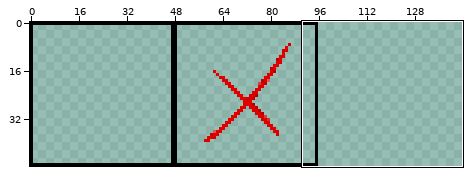
Edited in one commit: pixel-art file (images/spritesheet-ppt-host.aseprite). The picture above shows the old version from afar; the outline marks the close-up.
Close-up. Old version:
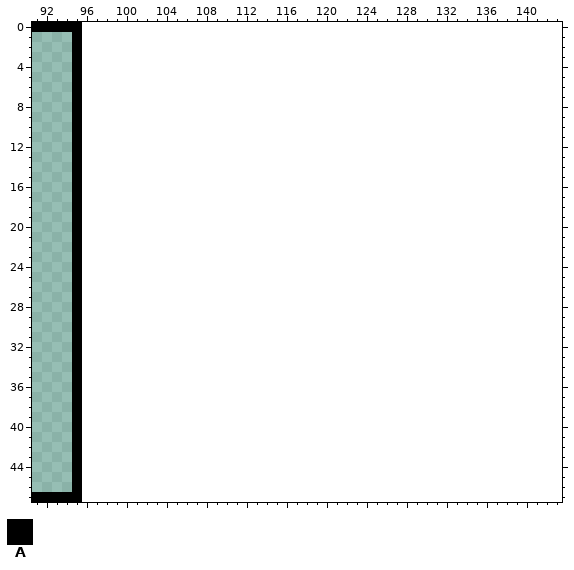
96x48 pixels, 1 frame. Colours within 5 levels of each other are drawn and written as one. Shown: x 91..143, y 0..47. The old version is drawn lined up with the new one, on the new canvas.
Visible layers, top first: "Layer 3", "Layer 2".
Palette (. is transparent): A #000000
Pixels before (only the part around the change), first column x 91:
 0 AAAAA................................................
 1 ....A................................................
 2 ....A................................................
 3 ....A................................................
 4 ....A................................................
 5 ....A................................................
 6 ....A................................................
 7 ....A................................................
 8 ....A................................................
 9 ....A................................................
10 ....A................................................
11 ....A................................................
12 ....A................................................
13 ....A................................................
14 ....A................................................
15 ....A................................................
16 ....A................................................
17 ....A................................................
18 ....A................................................
19 ....A................................................
20 ....A................................................
21 ....A................................................
22 ....A................................................
23 ....A................................................
24 ....A................................................
25 ....A................................................
26 ....A................................................
27 ....A................................................
28 ....A................................................
29 ....A................................................
30 ....A................................................
31 ....A................................................
32 ....A................................................
33 ....A................................................
34 ....A................................................
35 ....A................................................
36 ....A................................................
37 ....A................................................
38 ....A................................................
39 ....A................................................
40 ....A................................................
41 ....A................................................
42 ....A................................................
43 ....A................................................
44 ....A................................................
45 ....A................................................
46 ....A................................................
47 AAAAA................................................
After:
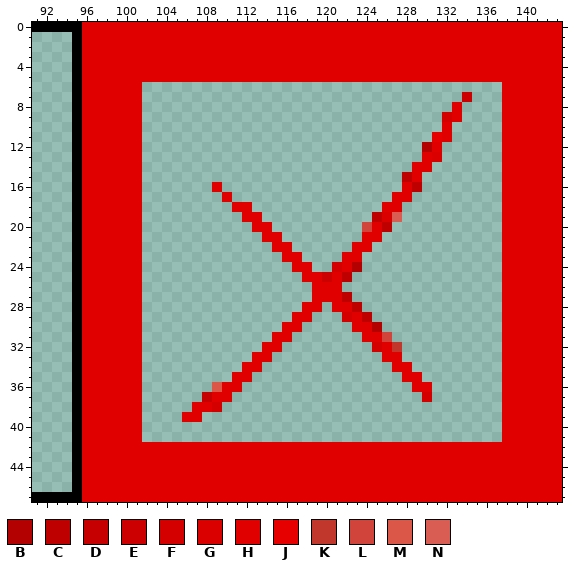
Colours new in this view: B #b30000  C #bf0000  D #c60000  E #cc0000  F #d40000  G #da0000  H #e00000  J #e60000  K #c2372b  L #d0443c  M #db5849  N #da5d54
Edits made:
canvas 96x48 -> 144x48
There is now colour B in row 12 at x 130; in row 24 at x 123; in row 30 at x 125.
There is now colour C in row 15 at x 128; in row 16 at x 129; in row 19 at x 125; in row 20 at x 126; in row 25 at x 122; in row 27 at x 122.
There is now colour C in row 28 at x 123; in row 29 at x 124.
There is now colour D in row 37 at x 108.
There is now colour E in row 7 at x 134; in row 25 at x 120.
There is now colour F in row 9 at x 132; in row 24 at x 121; in row 29 at x 122; in row 32 at x 125; in row 37 at x 130; in row 38 at x 109.
There is now colour G in row 13 at x 131; in row 19 at x 126.
There is now colour H in rows 0 to 5 at x 96 to 143; in rows 6 to 7 at x 96 to 101 and 138 to 143; in rows 8 to 9 at x 96 to 101, 133 and 138 to 143; in rows 10 to 11 at x 96 to 101, 132 and 138 to 143; in row 12 at x 96 to 101, 131 and 138 to 143; in row 13 at x 96 to 101, 130 and 138 to 143.
There is now colour H in row 14 at x 96 to 101, 129 to 130 and 138 to 143; in row 15 at x 96 to 101, 129 and 138 to 143; in row 16 at x 96 to 101, 109, 128 and 138 to 143; in row 17 at x 96 to 101, 110, 127 to 128 and 138 to 143; in row 18 at x 96 to 101, 111 to 112, 126 to 127 and 138 to 143; in row 19 at x 96 to 101, 112 to 113 and 138 to 143.
There is now colour H in row 20 at x 96 to 101, 113 to 114, 125 and 138 to 143; in row 21 at x 96 to 101, 114 to 115, 124 to 125 and 138 to 143; in row 22 at x 96 to 101, 115 to 116, 123 to 124 and 138 to 143; in row 23 at x 96 to 101, 116 to 117, 122 to 123 and 138 to 143; in row 24 at x 96 to 101, 117 to 118, 122 and 138 to 143; in row 25 at x 96 to 101, 118 to 119, 121 and 138 to 143.
There is now colour H in rows 26 to 27 at x 96 to 101, 119 to 121 and 138 to 143; in row 28 at x 96 to 101, 118 to 119, 121 to 122 and 138 to 143; in row 29 at x 96 to 101, 117 to 118, 123 and 138 to 143; in row 30 at x 96 to 101, 116 to 117, 123 to 124 and 138 to 143; in row 31 at x 96 to 101, 115 to 116, 124 to 125 and 138 to 143; in row 32 at x 96 to 101, 114 to 115, 126 and 138 to 143.
There is now colour H in row 33 at x 96 to 101, 113 to 114, 126 to 127 and 138 to 143; in row 34 at x 96 to 101, 112 to 113, 127 to 128 and 138 to 143; in row 35 at x 96 to 101, 111 to 112, 128 to 129 and 138 to 143; in row 36 at x 96 to 101, 110 to 111, 129 to 130 and 138 to 143; in row 37 at x 96 to 101, 109 to 110 and 138 to 143; in row 38 at x 96 to 101, 107 to 108 and 138 to 143.
There is now colour H in row 39 at x 96 to 101, 106 to 107 and 138 to 143; in rows 40 to 41 at x 96 to 101 and 138 to 143; in rows 42 to 47 at x 96 to 143.
There is now colour J in row 11 at x 131.
There is now colour K in row 32 at x 127.
There is now colour L in row 20 at x 124; in row 31 at x 126.
There is now colour M in row 36 at x 109.
There is now colour N in row 19 at x 127.
Changed places in both close-ups, as pixel boxes (x1, y1, x2, y2):
added: (82, 22, 562, 502)
